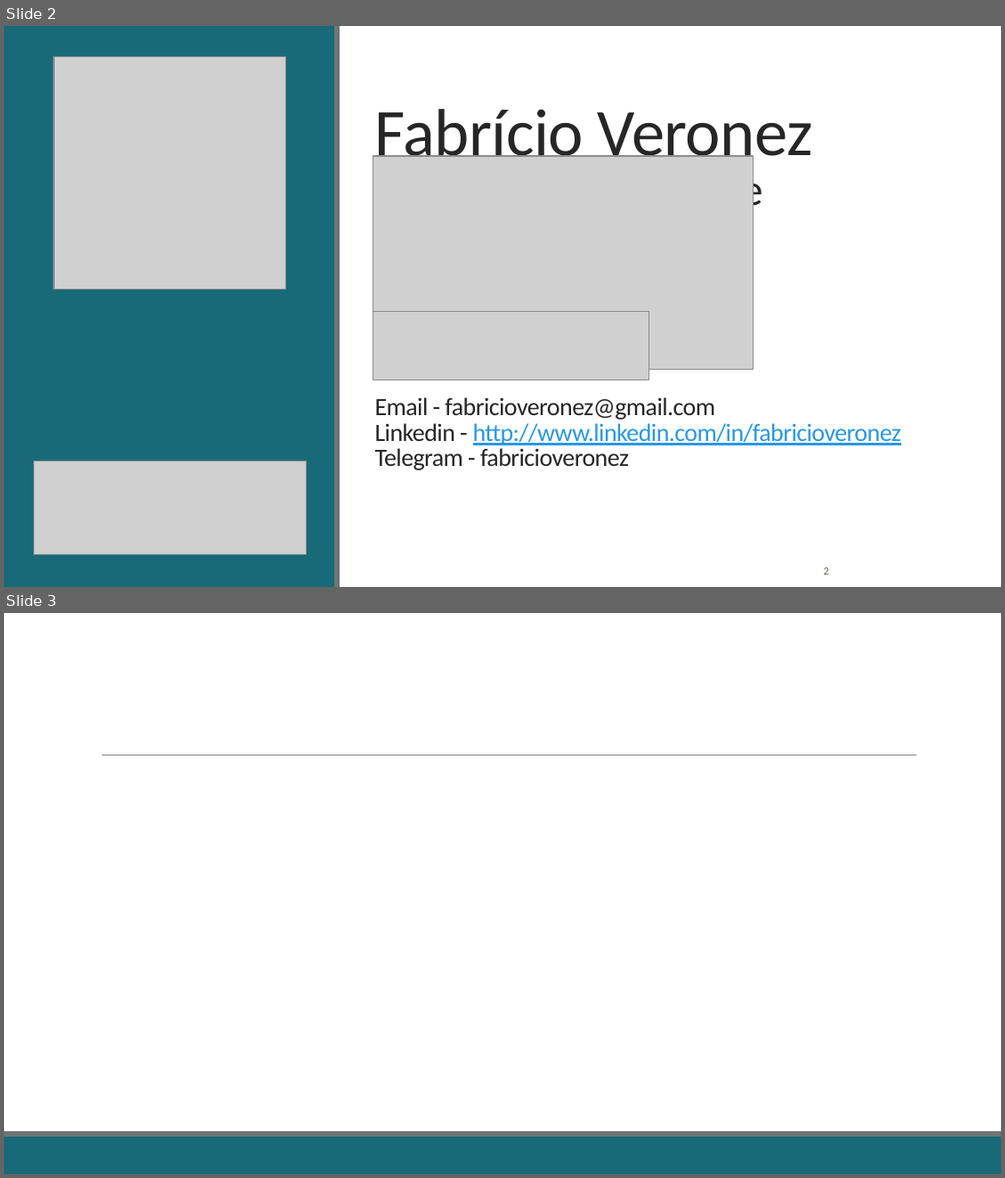
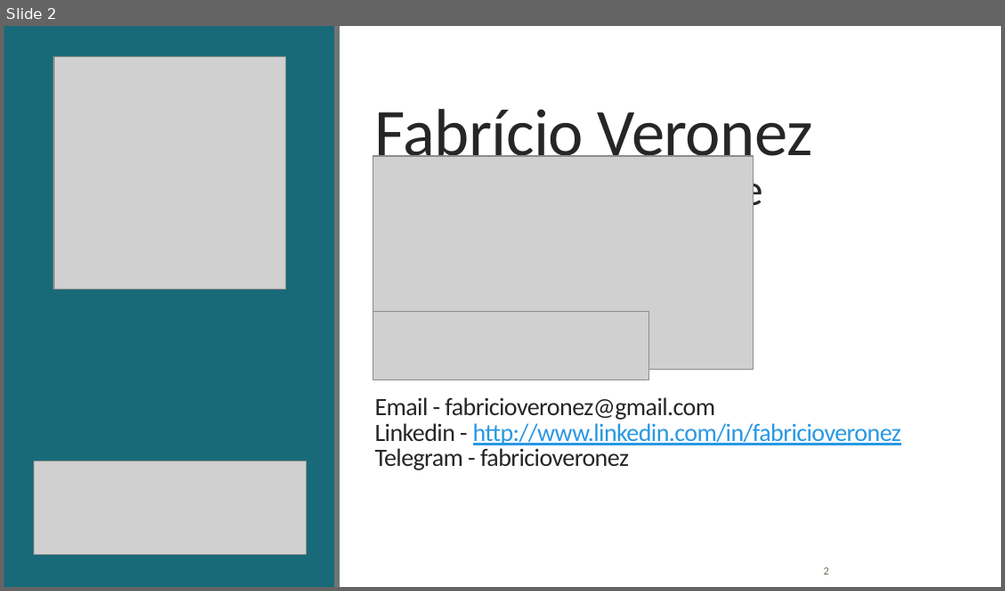
Before and after one commit to fabricioveronez/CustomVisionGlobalAI, a slide deck: docs/ApresentacaoCustomVision.pptx. Shown one above the other, each under a label of ours: slides 2 and 3 before the commit, slide 2 after it. The pictures are 1005x1178 and 1005x591 pixels, drawn with LibreOffice and Linux fonts; fonts in the diff are those of the drawing; grey boxes stand for pictures. Boxes give left, top, right and bottom in pixels: in the first picture for what was removed or moved away, otherwise in the second. Text is boxed around its words. In the diff, an @@ line names an element or a change of style, - is before the commit and + after.

```diff
--- a/docs/ApresentacaoCustomVision.pptx
+++ b/docs/ApresentacaoCustomVision.pptx
@@ slide 3 removed at (4,613,1001,1174), background #FFFFFF @@
@@ line removed from (102, 755) to (916, 755) @@
@@ rectangle removed at (4,1136,1001,1174) @@
@@ rectangle removed at (4,1131,1001,1136) @@
```
Also in this commit, not shown: 4 slides added, 1 other slide removed, 8 other files.
